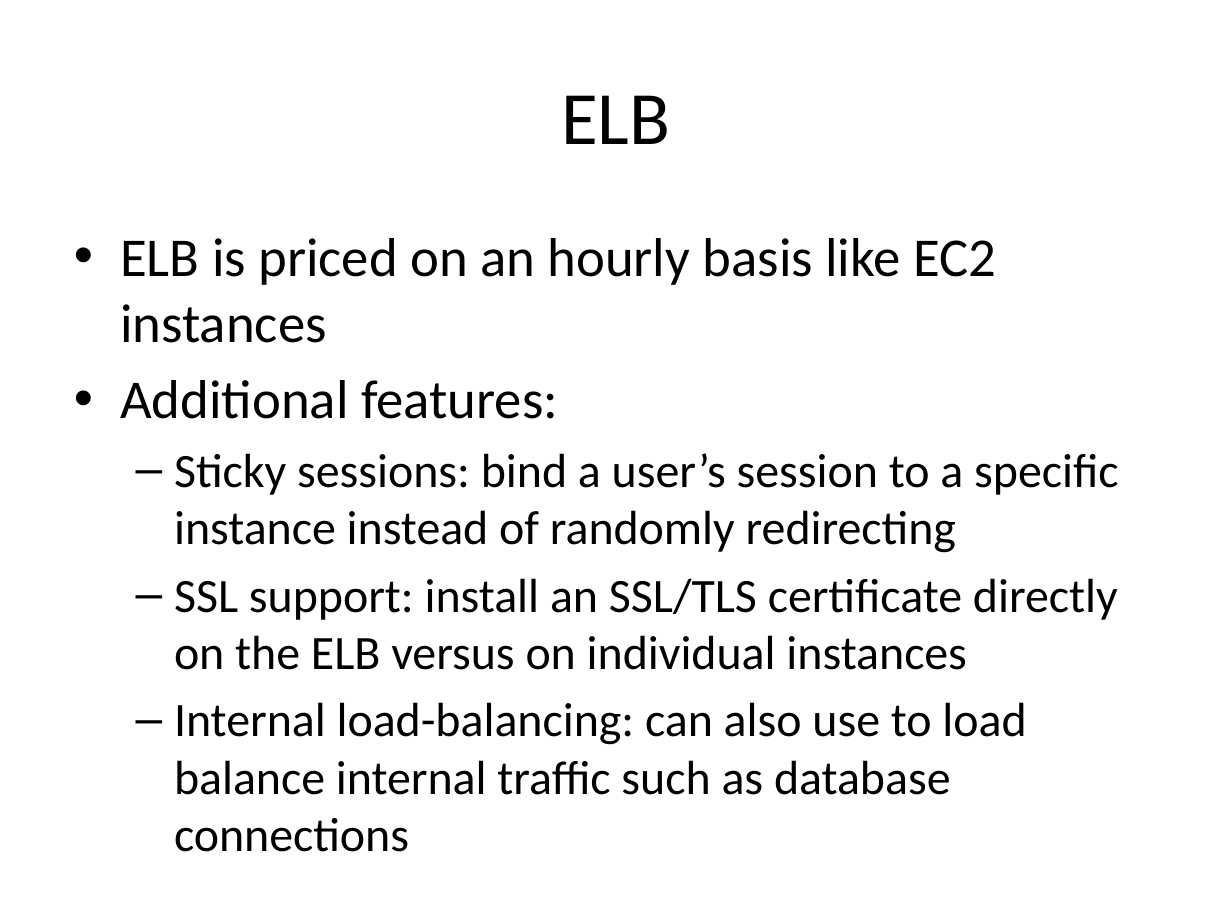
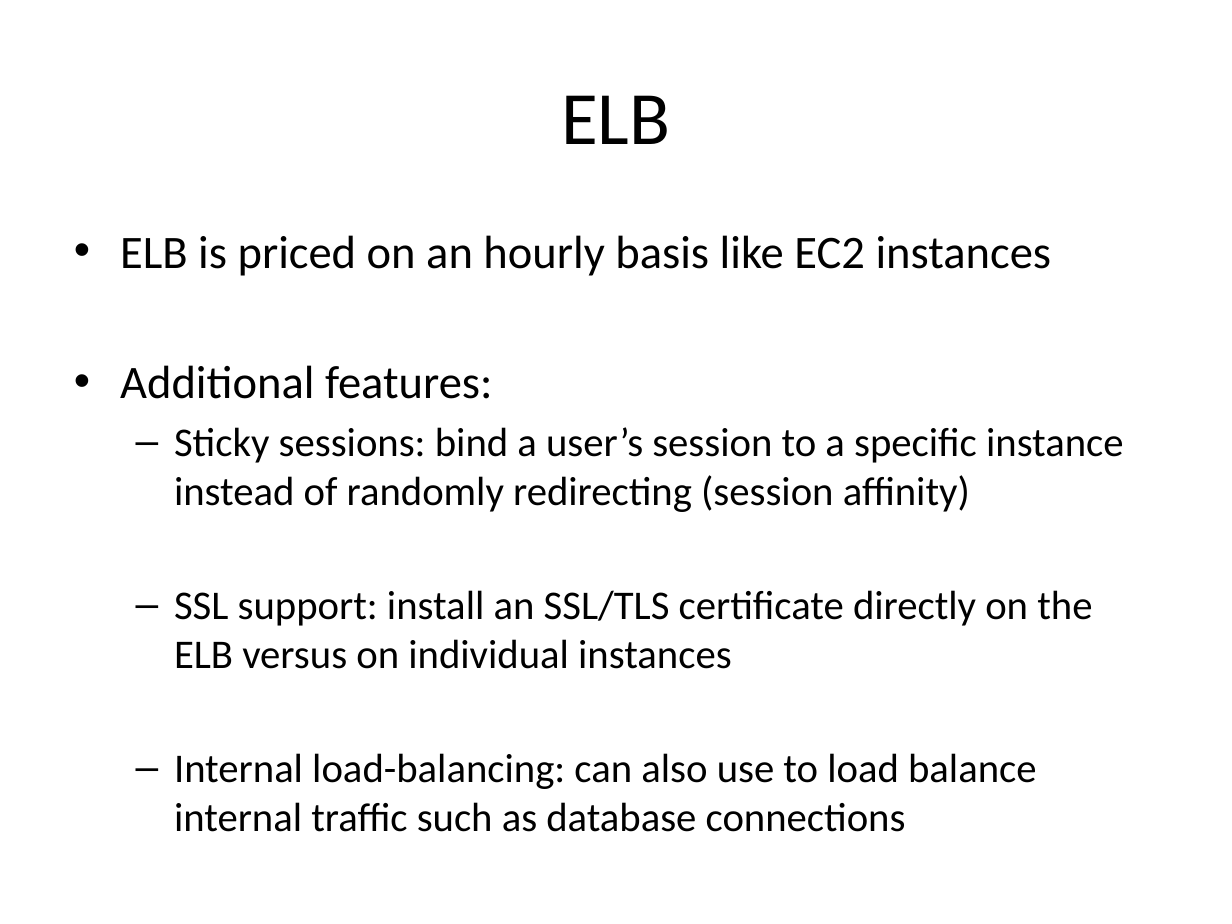
Before and after one commit to jasondbaker/infrastructure-class, a slide deck: slide 5 of infrastructure-week-5.pptx. Drawn at 1232x924 pixels with LibreOffice and Linux fonts; fonts in the diff are those of the drawing. Boxes give left, top, right and bottom in pixels: in the first picture for what was removed or moved away, otherwise in the second. Text is boxed around its words. In the diff, an @@ line names an element or a change of style, - is before the commit and + after.

```diff
--- a/infrastructure-week-5.pptx
+++ b/infrastructure-week-5.pptx
@@ text at (120, 235, 1092, 832): size 32 to 27.2 pt in "ELB is priced on an hourly basis ...", "Additional features:"; size 28 to 23.8 pt in "SSL support: install an SSL/TLS certificate directly ...", "Internal load-balancing: can also use to load ..." @@
@@ text at (174, 427, 1124, 512): text changed; size 28 to 23.8 pt @@
-  – Sticky sessions: bind a user’s session to a specific instance instead of randomly redirecting
+  – Sticky sessions: bind a user’s session to a specific instance instead of randomly redirecting (session affinity)
```
Also in this commit, not shown: 17 other slides changed, 1 other file.
